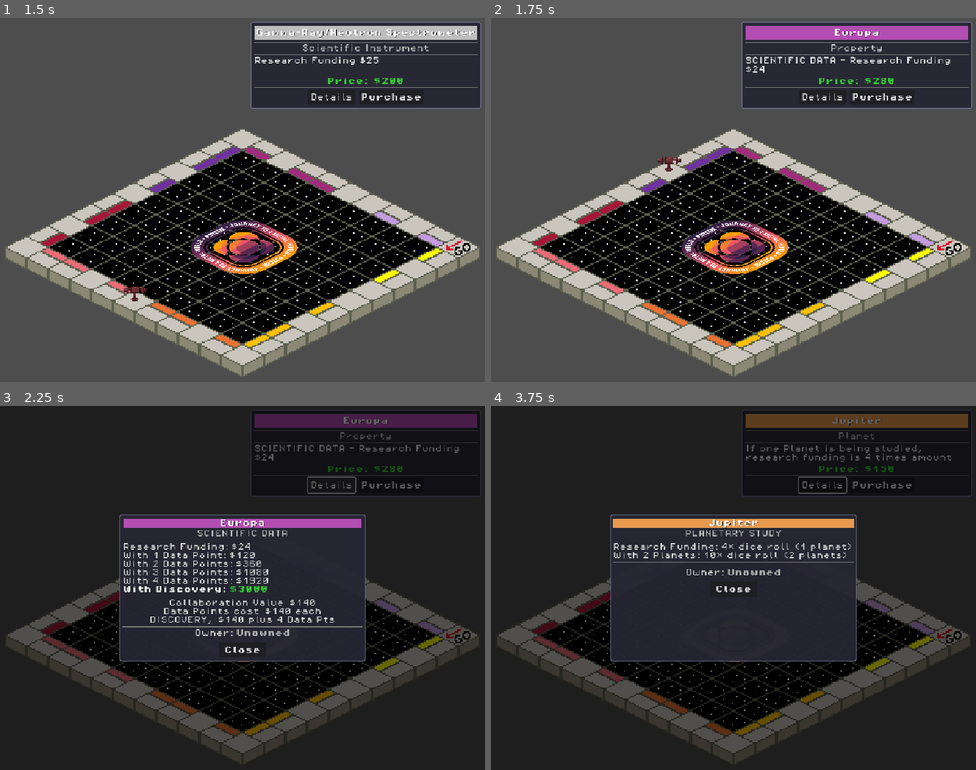
Above: before the commit, frames 1-4 (two rows, left to right).
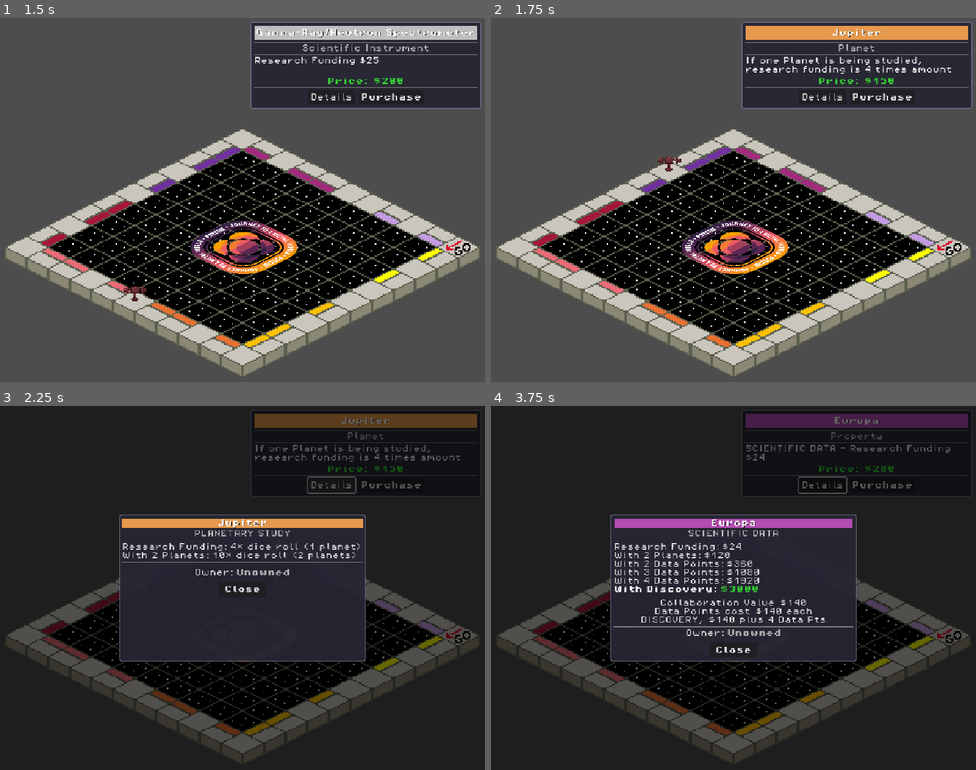
Above: after the commit, the same moments.

Repository: MissionToPsyche-Platinum/platinum_24d_game_psycheopoly-psb
Game: Godot game, scene res://scenes/GameBoard.tscn
Same seed, same stepped clock (60 frames per second), same inputs: the game is played once before the commit and once after it.
Inputs (mouse positions are in pixels of both pictures, inside the frame that each line leads up to):
- Up to frame 1 (1.5 s): tap Enter at 0.5 s; move the mouse to (218, 272) at 0.52 s; hold Right from 0.53 s (still down); click (218, 272) at 0.67 s; tap Space at 0.77, 1.25 s; move the mouse to (388, 254) at 1.27 s
- Up to frame 2 (1.75 s): keep holding Right; tap Space at 1.52 s
- Up to frame 3 (2.25 s): release Right at 2 s; click "Details" at 2 s
- Up to frame 4 (3.75 s): click "Purchase" at 2.75 s; tap Enter at 3.5 s; move the mouse to (588, 533) at 3.52 s; hold Left from 3.53 s (still down)

Frame 1 is identical in both runs. In frame 2, 2.5% of the frame differs, in the area x 52-99%, y 2-19%; in frame 3, 6.3%, in the area x 25-99%, y 2-68%; in frame 4, 6.3%.

Commit message:
fix: update space data mappings to match the board spaces

Diff:
--- a/scripts/core/space_data.gd
+++ b/scripts/core/space_data.gd
@@ -179,24 +179,17 @@
 		"color": Color(0.8, 0.2, 0.3)  # Dark red
 	},
 	{
+		"name": "Magnetometer",
+		"type": "instrument",
+		"description": "Research Funding $25",
+		"price": 200,
+		"color": Color.GRAY
+	},
+	{
 		"name": "Sylvia",
 		"type": "property",
 		"description": "SCIENTIFIC DATA - Research Funding $22",
 		"price": 260,
-		"color": Color(0.7, 0.3, 0.7)  # Purple
-	},
-	{
-		"name": "Magnetometer",
-		"type": "instrument",
-		"description": "Research Funding $25",
-		"price": 200,
-		"color": Color.GRAY
-	},
-	{
-		"name": "Europa",
-		"type": "property",
-		"description": "SCIENTIFIC DATA - Research Funding $24",
-		"price": 280,
 		"color": Color(0.7, 0.3, 0.7)  # Purple
 	},
 	{
@@ -207,6 +200,13 @@
 		"color": Color(0.9, 0.6, 0.3)  # Jupiter orange
 	},
 	{
+		"name": "Europa",
+		"type": "property",
+		"description": "SCIENTIFIC DATA - Research Funding $24",
+		"price": 280,
+		"color": Color(0.7, 0.3, 0.7)  # Purple
+	},
+	{
 		"name": "Sylvia",
 		"type": "property",
 		"description": "SCIENTIFIC DATA - Research Funding $22",
@@ -229,17 +229,17 @@
 		"color": Color(0.5, 0.2, 0.7)  # Dark purple
 	},
 	{
+		"name": "Silicate",
+		"type": "card",
+		"description": "Draw a Silicate card",
+		"color": Color.LIGHT_BLUE
+	},
+		{
 		"name": "Hygiea",
 		"type": "property",
 		"description": "SCIENTIFIC DATA - Research Funding $26",
 		"price": 300,
 		"color": Color(0.5, 0.2, 0.7)  # Dark purple
-	},
-	{
-		"name": "Silicate",
-		"type": "card",
-		"description": "Draw a Silicate card",
-		"color": Color.LIGHT_BLUE
 	},
 	{
 		"name": "Pallas",
